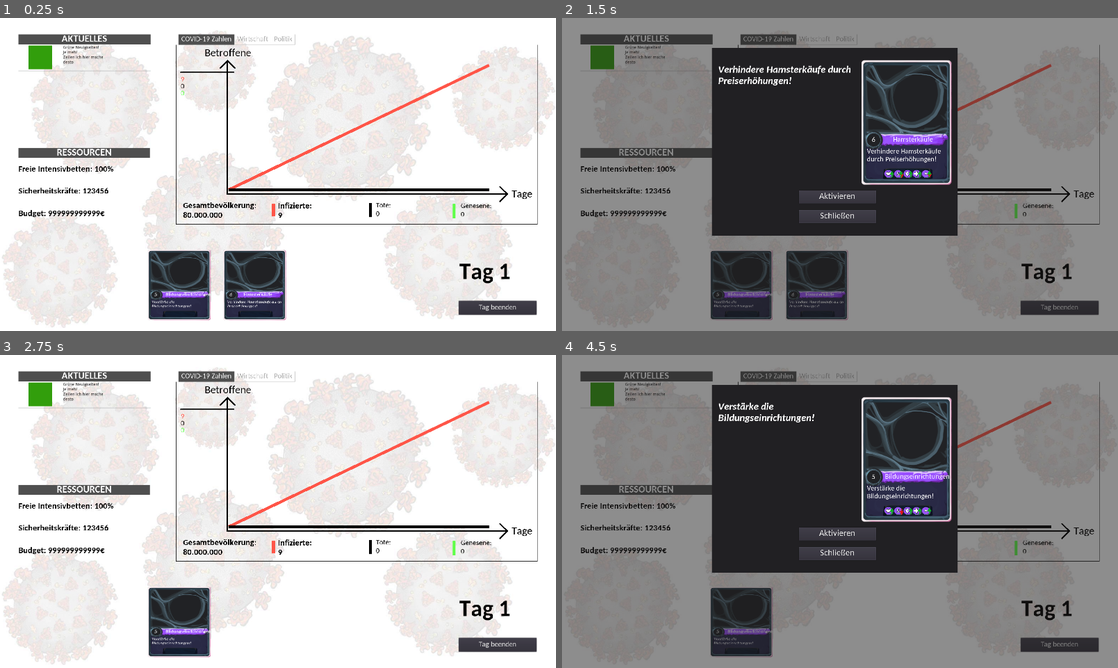
Above: before the commit, frames 1-4 (two rows, left to right).
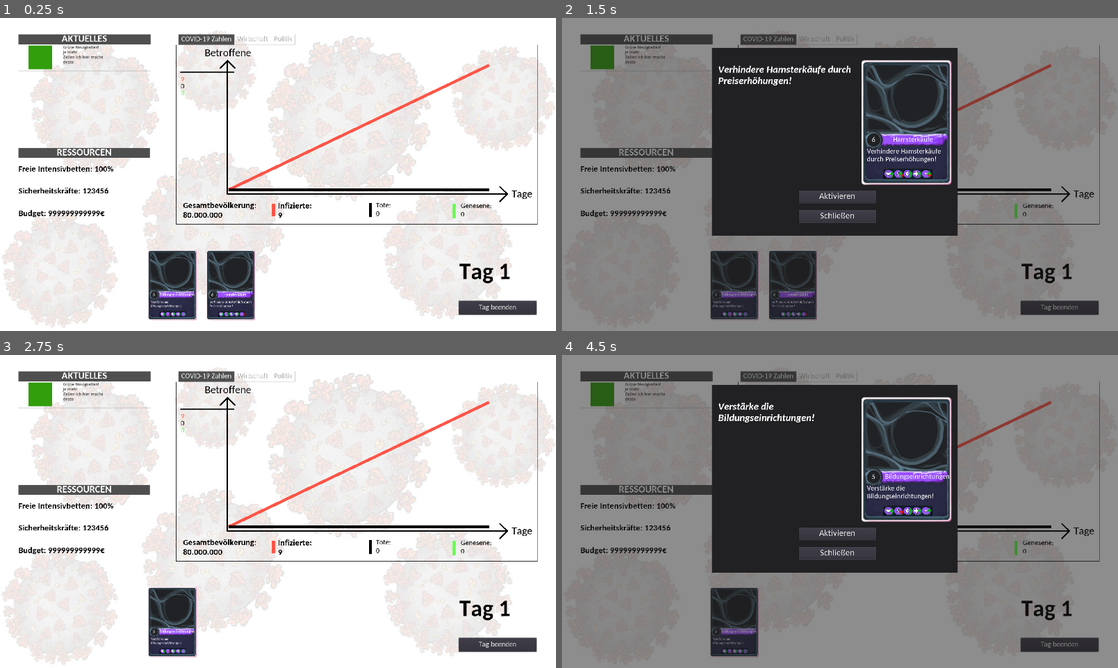
Above: after the commit, the same moments.

Repository: Cards-against-Corona/Cards-against-Corona
Game: Godot game, scene res://Scenes and Scripts/View/Game.tscn
Two runs of this game, one before a commit and one after it. Both use one fixed random seed, a clock stepped at 60 frames per second and the inputs below.
Inputs:
- Up to frame 1 (0.25 s): no input
- Up to frame 2 (1.5 s): click "Bildungseinrichtungen" at 0.5 s; click "Hamsterkäufe" at 1.25 s
- Up to frame 3 (2.75 s): click "Aktivieren" at 2 s
- Up to frame 4 (4.5 s): click "Bildungseinrichtungen" at 2.75 s; click "Schließen" at 3.5 s; click "Bildungseinrichtungen" at 4.25 s

The runs differ from the first frame. In frame 1, 3.6% of the frame differs, in the area x 26-52%, y 74-97%; in frame 2, 2.9%; in frame 3, 1.3%; in frame 4, 0.9%.

Commit message:
Karten nochmal besser gemacht, sowie die Karten- übersicht

Diff:
--- a/Scenes and Scripts/View/EineKarte.gd
+++ b/Scenes and Scripts/View/EineKarte.gd
@@ -19,7 +19,36 @@
 	$"Effektivität".set_text(str(Effekt))
 	$Beschreibung.set_text(Beschreibung)
 	#$Sprite.set_texture(iconpath)
-
+	if int(UrsacheHealth) > 0:
+		$"Control/Gesundheitswesen_status/up".show()
+	elif int(UrsacheHealth) < 0:
+		$"Control/Gesundheitswesen_status/down".show()
+	else:
+		pass
+	if int(UrsacheBefriedigung) > 0:
+		$"Control/Zufriedenheit_status/up".show()
+	elif int(UrsacheBefriedigung) < 0:
+		$"Control/Zufriedenheit_status/down".show()
+	else:
+		pass
+	if int(Geldkosten) > 0:
+		$"Control/wirtschaft_status/up".show()
+	elif int(Geldkosten) < 0:
+		$"Control/wirtschaft_status/down".show()
+	else:
+		pass
+	if int(Securitykosten) > 0:
+		$"Control/Sicherheitskräfte_status/up".show()
+	elif int(Securitykosten) < 0:
+		$"Control/Sicherheitskräfte_status/down".show()
+	else:
+		pass
+	if int(Bettenkosten) > 0:
+		$"Control/intensivbetten_status/up".show()
+	elif int(Bettenkosten) < 0:
+		$"Control/intensivbetten_status/down".show()
+	else:
+		pass
 
 
 # Called every frame. 'delta' is the elapsed time since the previous frame.
--- a/Scenes and Scripts/View/EineKarte.tscn
+++ b/Scenes and Scripts/View/EineKarte.tscn
@@ -1,9 +1,16 @@
-[gd_scene load_steps=8 format=2]
+[gd_scene load_steps=15 format=2]
 
 [ext_resource path="res://Assets/Ergebnisse/card_title.png" type="Texture" id=1]
 [ext_resource path="res://Assets/Fonts/Carlito-Bold.ttf" type="DynamicFontData" id=2]
 [ext_resource path="res://Assets/Fonts/Carlito-Italic.ttf" type="DynamicFontData" id=3]
 [ext_resource path="res://Scenes and Scripts/View/EineKarte.gd" type="Script" id=4]
+[ext_resource path="res://Assets/Ergebnisse/wirtschaft_status.png" type="Texture" id=5]
+[ext_resource path="res://Assets/Ergebnisse/Zufriedenheit_status.png" type="Texture" id=6]
+[ext_resource path="res://Assets/Ergebnisse/Gesundheitswesen_status.png" type="Texture" id=7]
+[ext_resource path="res://Assets/Ergebnisse/Sicherheitskräfte_status.png" type="Texture" id=8]
+[ext_resource path="res://Assets/Ergebnisse/intensivbetten_status.png" type="Texture" id=9]
+[ext_resource path="res://Assets/Ergebnisse/status_arrow_up.png" type="Texture" id=10]
+[ext_resource path="res://Assets/Ergebnisse/status_arrow_down.png" type="Texture" id=11]
 
 [sub_resource type="DynamicFont" id=1]
 size = 20
@@ -31,10 +38,10 @@
 [node name="Sprite" type="Sprite" parent="."]
 
 [node name="Handlung" type="Label" parent="."]
-margin_left = 74.2594
-margin_top = 219.221
-margin_right = 215.26
-margin_bottom = 241.221
+margin_left = 62.0
+margin_top = 215.0
+margin_right = 244.0
+margin_bottom = 245.0
 custom_fonts/font = SubResource( 1 )
 text = "Handlung XY"
 align = 1
@@ -67,3 +74,97 @@
 __meta__ = {
 "_edit_use_anchors_": false
 }
+
+[node name="Control" type="Control" parent="."]
+margin_left = 62.0
+margin_top = 314.0
+margin_right = 207.0
+margin_bottom = 345.0
+__meta__ = {
+"_edit_use_anchors_": false
+}
+
+[node name="Gesundheitswesen_status" type="Sprite" parent="Control"]
+position = Vector2( 17.236, 14.81 )
+scale = Vector2( 0.236, 0.221 )
+texture = ExtResource( 7 )
+
+[node name="up" type="Sprite" parent="Control/Gesundheitswesen_status"]
+visible = false
+position = Vector2( 37.1077, 0.354736 )
+scale = Vector2( 2.18663, 2.63243 )
+texture = ExtResource( 10 )
+
+[node name="down" type="Sprite" parent="Control/Gesundheitswesen_status"]
+visible = false
+position = Vector2( 37.8672, 2.78802 )
+scale = Vector2( 2.18663, 2.63243 )
+texture = ExtResource( 11 )
+
+[node name="wirtschaft_status" type="Sprite" parent="Control"]
+position = Vector2( 44.974, 14.81 )
+scale = Vector2( 0.236222, 0.220634 )
+texture = ExtResource( 5 )
+
+[node name="down" type="Sprite" parent="Control/wirtschaft_status"]
+visible = false
+position = Vector2( 38.0206, 3.60492 )
+scale = Vector2( 2.18457, 2.63679 )
+texture = ExtResource( 11 )
+
+[node name="up" type="Sprite" parent="Control/wirtschaft_status"]
+visible = false
+position = Vector2( 38.0206, -2.89435 )
+scale = Vector2( 2.18457, 2.63679 )
+texture = ExtResource( 10 )
+
+[node name="Sicherheitskräfte_status" type="Sprite" parent="Control"]
+position = Vector2( 71.7947, 14.8098 )
+scale = Vector2( 0.236, 0.221 )
+texture = ExtResource( 8 )
+
+[node name="down" type="Sprite" parent="Control/Sicherheitskräfte_status"]
+visible = false
+position = Vector2( 44.411, 1.97784 )
+scale = Vector2( 2.18663, 2.63243 )
+texture = ExtResource( 11 )
+
+[node name="up" type="Sprite" parent="Control/Sicherheitskräfte_status"]
+visible = false
+position = Vector2( 42.8921, -4.51025 )
+scale = Vector2( 2.18663, 2.63243 )
+texture = ExtResource( 10 )
+
+[node name="intensivbetten_status" type="Sprite" parent="Control"]
+position = Vector2( 99.2039, 14.81 )
+scale = Vector2( 0.236, 0.221 )
+texture = ExtResource( 9 )
+
+[node name="down" type="Sprite" parent="Control/intensivbetten_status"]
+visible = false
+position = Vector2( 40.3879, 1.97681 )
+scale = Vector2( 2.18663, 2.63243 )
+texture = ExtResource( 11 )
+
+[node name="up" type="Sprite" parent="Control/intensivbetten_status"]
+visible = false
+position = Vector2( 38.8691, -2.88953 )
+scale = Vector2( 2.18663, 2.63243 )
+texture = ExtResource( 10 )
+
+[node name="Zufriedenheit_status" type="Sprite" parent="Control"]
+position = Vector2( 127.442, 15.3648 )
+scale = Vector2( 0.236, 0.221 )
+texture = ExtResource( 6 )
+
+[node name="down" type="Sprite" parent="Control/Zufriedenheit_status"]
+visible = false
+position = Vector2( 46.9553, 1.97693 )
+scale = Vector2( 2.18663, 2.63243 )
+texture = ExtResource( 11 )
+
+[node name="up" type="Sprite" parent="Control/Zufriedenheit_status"]
+visible = false
+position = Vector2( 39.3602, -2.88953 )
+scale = Vector2( 2.18663, 2.63243 )
+texture = ExtResource( 10 )
--- a/Scenes and Scripts/View/Karten.tscn
+++ b/Scenes and Scripts/View/Karten.tscn
@@ -34,9 +34,9 @@
 [node name="ScrollContainer" type="ScrollContainer" parent="."]
 margin_left = 510.0
 margin_top = 799.0
-margin_right = 1580.0
+margin_right = 1778.0
 margin_bottom = 1184.0
-rect_scale = Vector2( 0.837, 0.678 )
+rect_scale = Vector2( 0.65, 0.678 )
 scroll_vertical_enabled = false
 __meta__ = {
 "_edit_use_anchors_": false
